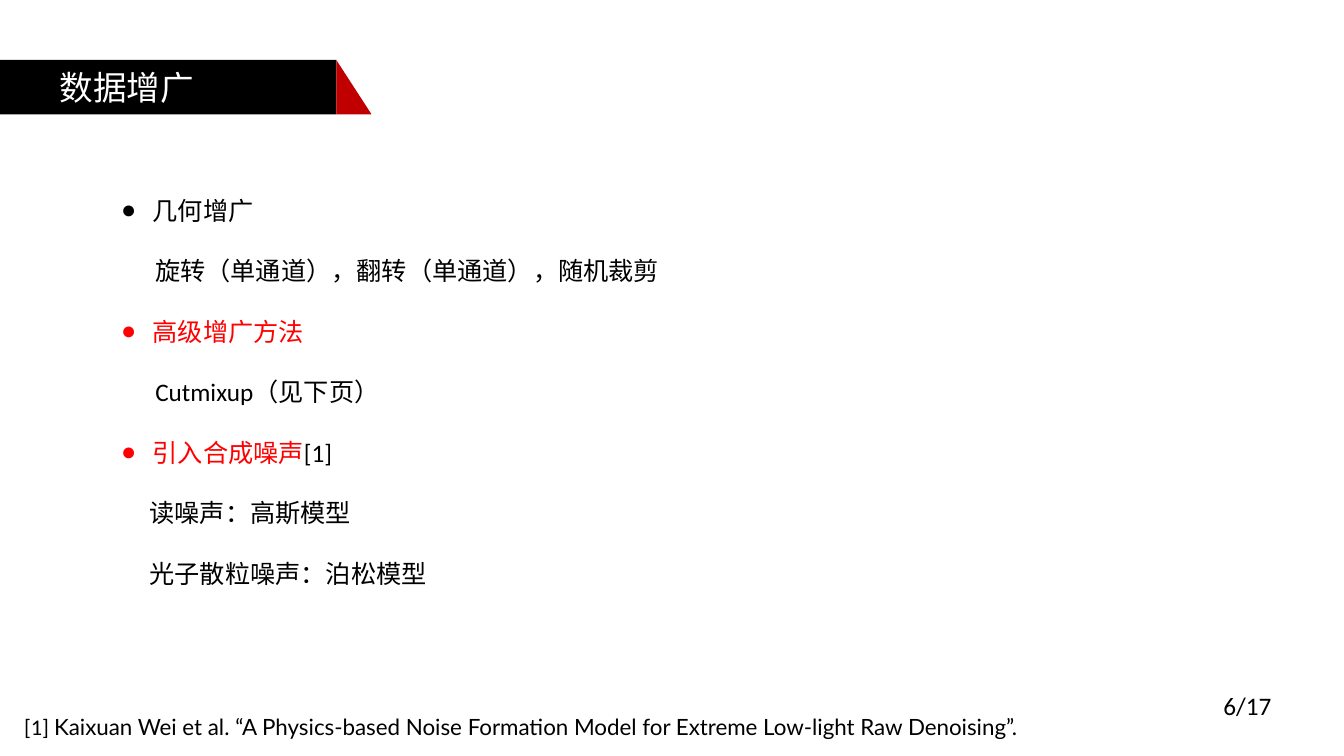
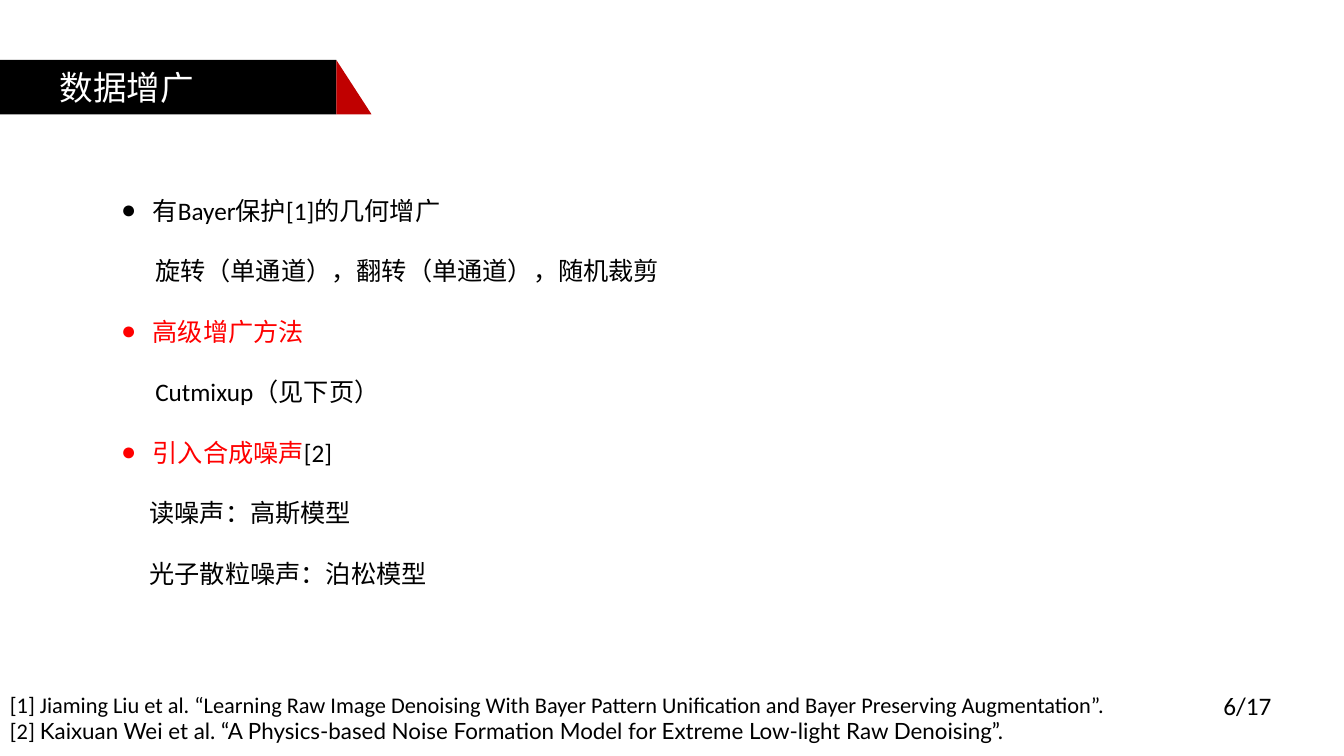
Before and after one commit to yanksx233/zte_raw_image_denoising, a slide deck: slide 6 of docs/初赛.pptx. Drawn at 1344x756 pixels with LibreOffice and Linux fonts; fonts in the diff are those of the drawing. Boxes give left, top, right and bottom in pixels: in the first picture for what was removed or moved away, otherwise in the second. Text is boxed around its words. In the diff, an @@ line names an element or a change of style, - is before the commit and + after.

Commit message:
update PPT

```diff
--- a/docs/初赛.pptx
+++ b/docs/初赛.pptx
@@ text at (153,198,441,224): text changed @@
-● 几何增广
+● 有Bayer保护[1]的几何增广
@@ text at (153,440,332,466): text changed @@
-● 引入合成噪声[1]
+● 引入合成噪声[2]
@@ text at (10,696,1104,743): text changed; font Lato to Calibri @@
-[1] Kaixuan Wei et al. “A Physics-based Noise Formation Model for Extreme Low-light Raw Denoising”.
+[1] Jiaming Liu et al. “Learning Raw Image Denoising With Bayer Pattern Unification and Bayer Preserving Augmentation”.
+[2] Kaixuan Wei et al. “A Physics-based Noise Formation Model for Extreme Low-light Raw Denoising”.
```
Also in this commit, not shown: 2 other slides changed.
